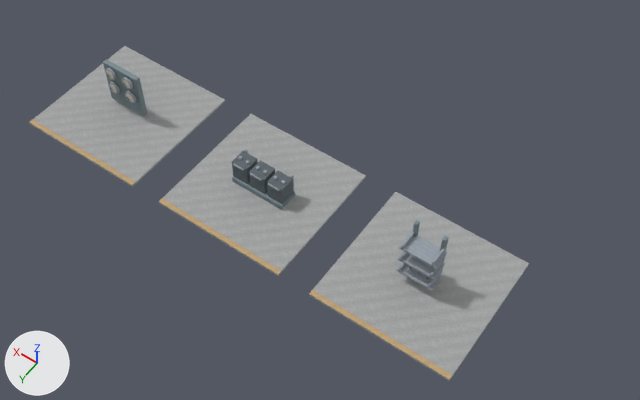
Two versions of the glTF model development/levels/primitive-props-v1/site-kits/level_blockout_kit_wld_18_p06.glb, one commit apart.
The view is the same before and after, from a 50 mm lens placed at (-14.1, 19.5, 26.4), pointed at (-1.7, 2.2, -0.9). Every picture has the same lights, and +X, +Y and +Z are marked at lower left. The older version comes first. Vertices at exactly the same position are counted once.

The first picture shows 'level_blockout_kit_wld_18_p06'.
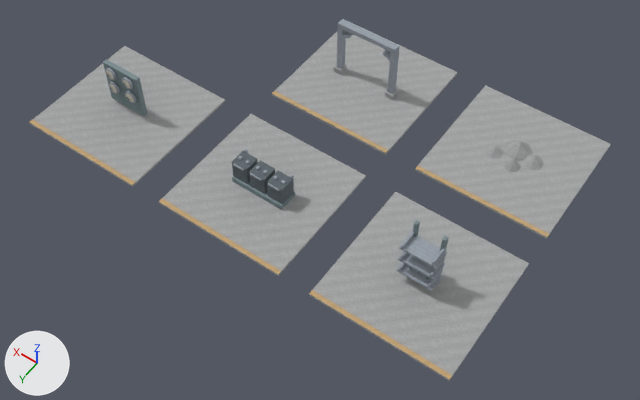
Changed parts and their boxes (x1, y1, x2, y2) in the pictures (640 x 400 px):
'level_blockout_kit_wld_18_p06', reshaped (16% wider, 8% taller)
    before: (29, 46, 529, 381)
    after: (29, 19, 611, 381)
part 1 of me_site_cinder_6_map_kit_contact_room, added
    after: (415, 85, 611, 239)
part 2 of me_site_cinder_6_map_kit_contact_room, added
    after: (523, 154, 544, 170)
part 3 of me_site_cinder_6_map_kit_contact_room, added
    after: (505, 140, 533, 160)
part 4 of me_site_cinder_6_map_kit_contact_room, added
    after: (485, 144, 504, 158)
part 5 of me_site_cinder_6_map_kit_contact_room, added
    after: (504, 159, 521, 172)
part 6 of me_site_cinder_6_map_kit_contact_room, added
    after: (272, 21, 457, 155)
part 7 of me_site_cinder_6_map_kit_contact_room, added
    after: (385, 89, 399, 100)
part 8 of me_site_cinder_6_map_kit_contact_room, added
    after: (334, 64, 347, 74)
part 9 of me_site_cinder_6_map_kit_contact_room, added
    after: (415, 165, 549, 237)
part 10 of me_site_cinder_6_map_kit_contact_room, added
    after: (272, 91, 388, 153)
part 11 of me_site_cinder_6_map_kit_contact_room, added
    after: (387, 49, 399, 94)
part 12 of me_site_cinder_6_map_kit_contact_room, added
    after: (337, 27, 346, 69)
part 13 of me_site_cinder_6_map_kit_contact_room, added
    after: (338, 19, 400, 54)
part 14 of me_site_cinder_6_map_kit_contact_room, added
    after: (382, 50, 391, 61)
part 15 of me_site_cinder_6_map_kit_contact_room, added
    after: (342, 32, 353, 38)

What the commit changed:
me_site_cinder_6_map_kit_contact_room is used by ob_level_blockout_kit_wld_18_p06; location (0.0, 0.0, 0.0).
me_site_cinder_6_map_kit_contact_room had 674 vertices, 1148 faces and spanned x -9.8..9.8, y 0.7..6.3, z -0.1..2.6.
me_site_cinder_6_map_kit_contact_room now has 798 vertices, 1336 faces and spans x -9.8..9.8, y -6.3..6.3, z -0.1..2.7.
me_site_cinder_6_map_kit_contact_room part 1: a new loose piece, a box spanning x -9.825..-4.175, y -6.3..-0.7, z -0.11..-0.01, in mat_blockout_stone.
me_site_cinder_6_map_kit_contact_room part 2: a new loose piece, a 7-sided cone pointing to +z spanning x -8.14..-7.32, y -4.07..-3.23, z 0.0..0.36, in mat_blockout_stone.
me_site_cinder_6_map_kit_contact_room part 3: a new loose piece, a 7-sided cone pointing to +z spanning x -7.51..-6.43, y -4.42..-3.3, z 0.0..0.54, in mat_blockout_stone.
me_site_cinder_6_map_kit_contact_room part 4: a new loose piece, a 7-sided cone pointing to +z spanning x -6.59..-5.85, y -3.63..-2.87, z 0.0..0.31, in mat_blockout_stone.
me_site_cinder_6_map_kit_contact_room part 5: a new loose piece, a 7-sided cone pointing to +z spanning x -7.49..-6.82, y -3.36..-2.68, z 0.0..0.39, in mat_blockout_stone.
me_site_cinder_6_map_kit_contact_room part 6: a new loose piece, a box spanning x -2.825..2.825, y -6.3..-0.7, z -0.11..-0.01, in mat_blockout_stone.
me_site_cinder_6_map_kit_contact_room part 7: a new loose piece, a box spanning x -1.49..-1.11, y -3.7..-3.3, z 0.0..0.24, in mat_blockout_stone.
me_site_cinder_6_map_kit_contact_room part 8: a new loose piece, a box spanning x 1.11..1.49, y -3.7..-3.3, z 0.0..0.24, in mat_blockout_stone.
me_site_cinder_6_map_kit_contact_room part 9: a new loose piece, a box spanning x -9.825..-4.175, y -0.89..-0.71, z -0.013..0.002, in mat_blockout_accent.
me_site_cinder_6_map_kit_contact_room part 10: a new loose piece, a box spanning x -2.825..2.825, y -0.89..-0.71, z -0.013..0.002, in mat_blockout_accent.
me_site_cinder_6_map_kit_contact_room part 11: a new loose piece, a box spanning x -1.38..-1.16, y -3.64..-3.36, z 0.0..2.52, in mat_blockout_metal.
me_site_cinder_6_map_kit_contact_room part 12: a new loose piece, a box spanning x 1.16..1.38, y -3.64..-3.36, z 0.0..2.52, in mat_blockout_metal.
me_site_cinder_6_map_kit_contact_room part 13: a new loose piece, a box spanning x -1.36..1.36, y -3.66..-3.34, z 2.47..2.67, in mat_blockout_metal.
me_site_cinder_6_map_kit_contact_room part 14: the loose piece of 8 vertices spanning x -1.2..1.2, y 3.1..3.9, z 0.0..0.2 is copied, and the copy is scaled about its middle by (0.165, 0.329, 0.512), then moved by (-1.0, -7.0, 2.0), in mat_blockout_metal; it spans x -1.2..-0.8, y -3.6..-3.4, z 1.9..2.3.
me_site_cinder_6_map_kit_contact_room part 15: the loose piece of 8 vertices spanning x -1.2..1.2, y 3.1..3.9, z 0.0..0.2 is copied, and the copy is scaled about its middle by (0.165, 0.329, 0.512), then moved by (1.0, -7.0, 2.0), in mat_blockout_metal; it spans x 0.8..1.2, y -3.6..-3.4, z 1.9..2.3.
